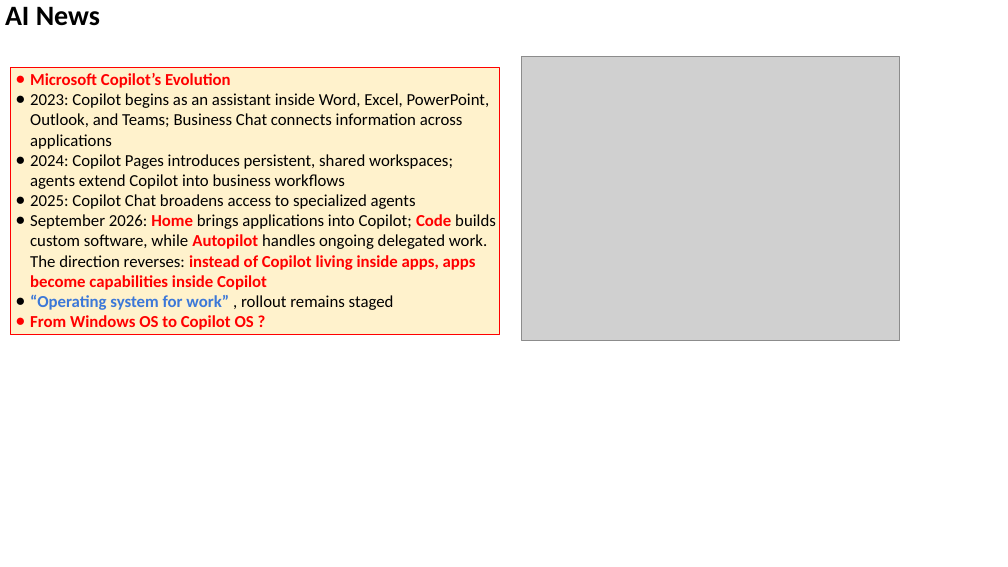
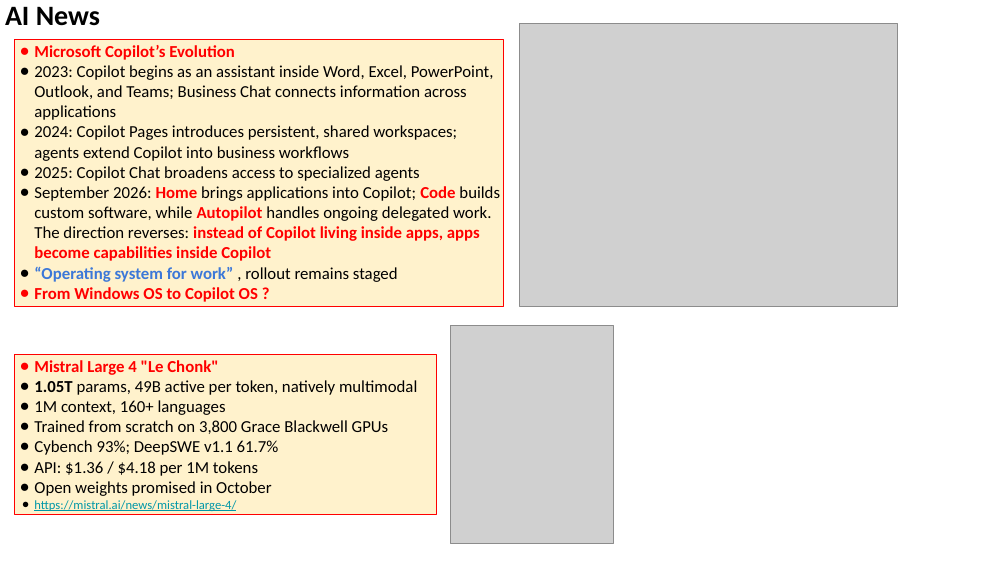
Before and after one commit to lselector/seminar, a slide deck: slide 4 of 2026/2026-10-09-AI-News.pptx. Drawn at 1008x567 pixels with LibreOffice and Linux fonts; fonts in the diff are those of the drawing; grey boxes stand for pictures. Boxes give left, top, right and bottom in pixels: in the first picture for what was removed or moved away, otherwise in the second. Text is boxed around its words. In the diff, an @@ line names an element or a change of style, - is before the commit and + after.

```diff
--- a/2026/2026-10-09-AI-News.pptx
+++ b/2026/2026-10-09-AI-News.pptx
@@ picture moved from (x1=522, y1=56, x2=900, y2=340) to (x1=520, y1=23, x2=898, y2=306) @@
@@ rectangle "Microsoft Copilot’s Evolution" moved from (x1=10, y1=68, x2=500, y2=335) to (x1=14, y1=39, x2=504, y2=306) @@
@@ picture added at (x1=451, y1=326, x2=613, y2=543) @@
@@ rectangle added at (x1=14, y1=355, x2=436, y2=515), fill #FFF2CC, outline #FF0000 0.75 pt, 12 pt, text #000000 @@
+● Mistral Large 4 "Le Chonk"
+● 1.05T params, 49B active per token, natively multimodal
+● 1M context, 160+ languages
+● Trained from scratch on 3,800 Grace Blackwell GPUs
+● Cybench 93%; DeepSWE v1.1 61.7%
+● API: $1.36 / $4.18 per 1M tokens
+● Open weights promised in October
+● https://mistral.ai/news/mistral-large-4/
```
Also in this commit, not shown: 1 other slide changed, 2 slides added.
